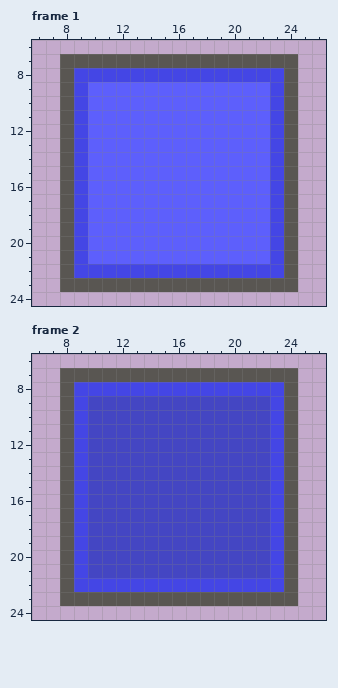
One commit to this pixel-art file: Assets/ButtonBlueTemplate.ase. That is the earlier state.
32x32 pixels, 2 frames. Shown: frame 1: x 6..26, y 6..24; frame 2: x 6..26, y 6..24.
Once edited:
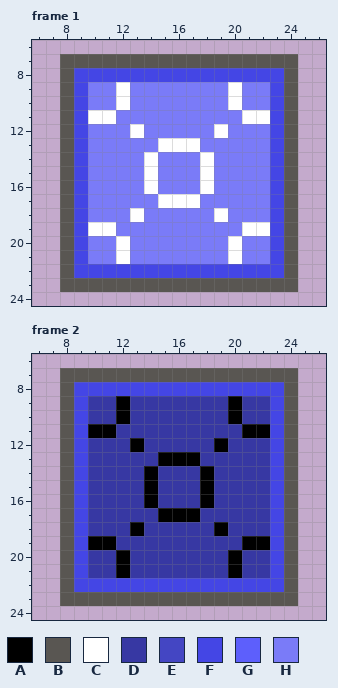
Palette (. is transparent): A #000000  B #595652  C #ffffff  D #3738a3  E #4446c3  F #4446e5  G #5d5ffc  H #7a7bf8
Change:
{"where": "frame 1"}
{"frame":1,"y":9,"x":10,"old":"GGGGGGGGGGGGG","new":"HHCHHHHHHHCHH"}
{"frame":1,"y":10,"x":10,"old":"GGGGGGGGGGGGG","new":"HHCHHHHHHHCHH"}
{"frame":1,"y":11,"x":10,"old":"GGGGGGGGGGGGG","new":"CCHHHHHHHHHCC"}
{"frame":1,"y":12,"x":10,"old":"GGGGGGGGGGGGG","new":"HHHCHHHHHCHHH"}
{"frame":1,"y":13,"x":10,"old":"GGGGGGGGGGGGG","new":"HHHHHCCCHHHHH"}
{"frame":1,"y":14,"x":10,"old":"GGGGGGGGGGGGG","new":"HHHHCHHHCHHHH"}
{"frame":1,"y":15,"x":10,"old":"GGGGGGGGGGGGG","new":"HHHHCHHHCHHHH"}
{"frame":1,"y":16,"x":10,"old":"GGGGGGGGGGGGG","new":"HHHHCHHHCHHHH"}
{"frame":1,"y":17,"x":10,"old":"GGGGGGGGGGGGG","new":"HHHHHCCCHHHHH"}
{"frame":1,"y":18,"x":10,"old":"GGGGGGGGGGGGG","new":"HHHCHHHHHCHHH"}
{"frame":1,"y":19,"x":10,"old":"GGGGGGGGGGGGG","new":"CCHHHHHHHHHCC"}
{"frame":1,"y":20,"x":10,"old":"GGGGGGGGGGGGG","new":"HHCHHHHHHHCHH"}
{"frame":1,"y":21,"x":10,"old":"GGGGGGGGGGGGG","new":"HHCHHHHHHHCHH"}
{"where": "frame 2"}
{"frame":2,"y":9,"x":10,"old":"EEEEEEEEEEEEE","new":"DDADDDDDDDADD"}
{"frame":2,"y":10,"x":10,"old":"EEEEEEEEEEEEE","new":"DDADDDDDDDADD"}
{"frame":2,"y":11,"x":10,"old":"EEEEEEEEEEEEE","new":"AADDDDDDDDDAA"}
{"frame":2,"y":12,"x":10,"old":"EEEEEEEEEEEEE","new":"DDDADDDDDADDD"}
{"frame":2,"y":13,"x":10,"old":"EEEEEEEEEEEEE","new":"DDDDDAAADDDDD"}
{"frame":2,"y":14,"x":10,"old":"EEEEEEEEEEEEE","new":"DDDDADDDADDDD"}
{"frame":2,"y":15,"x":10,"old":"EEEEEEEEEEEEE","new":"DDDDADDDADDDD"}
{"frame":2,"y":16,"x":10,"old":"EEEEEEEEEEEEE","new":"DDDDADDDADDDD"}
{"frame":2,"y":17,"x":10,"old":"EEEEEEEEEEEEE","new":"DDDDDAAADDDDD"}
{"frame":2,"y":18,"x":10,"old":"EEEEEEEEEEEEE","new":"DDDADDDDDADDD"}
{"frame":2,"y":19,"x":10,"old":"EEEEEEEEEEEEE","new":"AADDDDDDDDDAA"}
{"frame":2,"y":20,"x":10,"old":"EEEEEEEEEEEEE","new":"DDADDDDDDDADD"}
{"frame":2,"y":21,"x":10,"old":"EEEEEEEEEEEEE","new":"DDADDDDDDDADD"}
{"label":"changed","picture_box":[88,82,270,264]}
{"label":"changed","picture_box":[88,396,270,578]}
